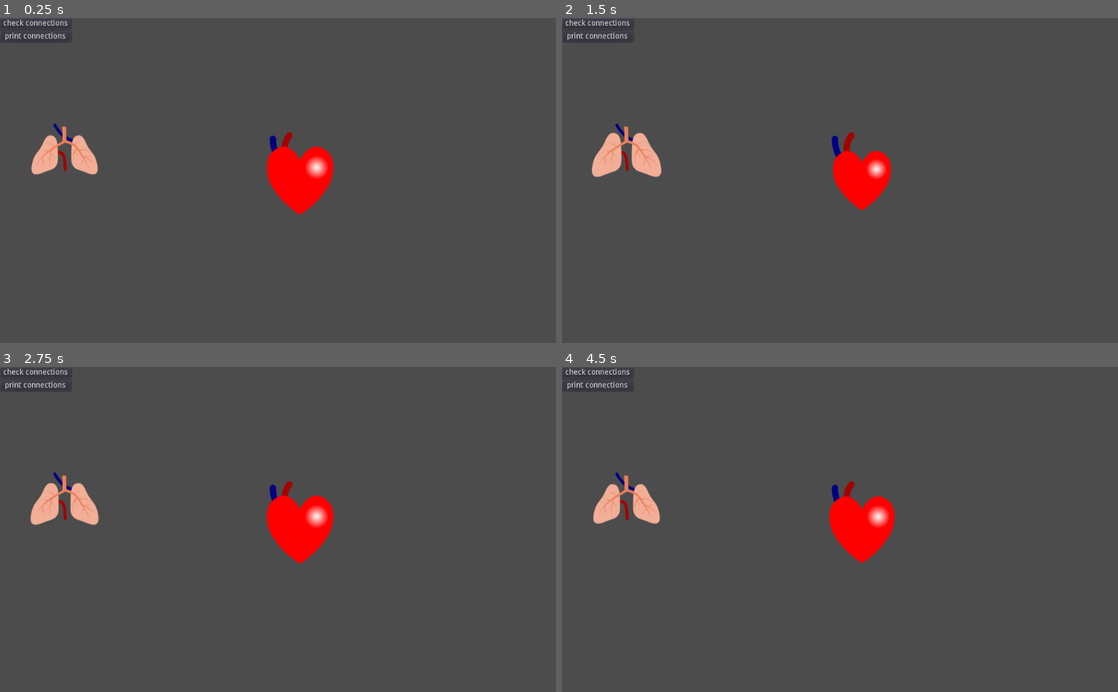
Above: before the commit, frames 1-4 (two rows, left to right).
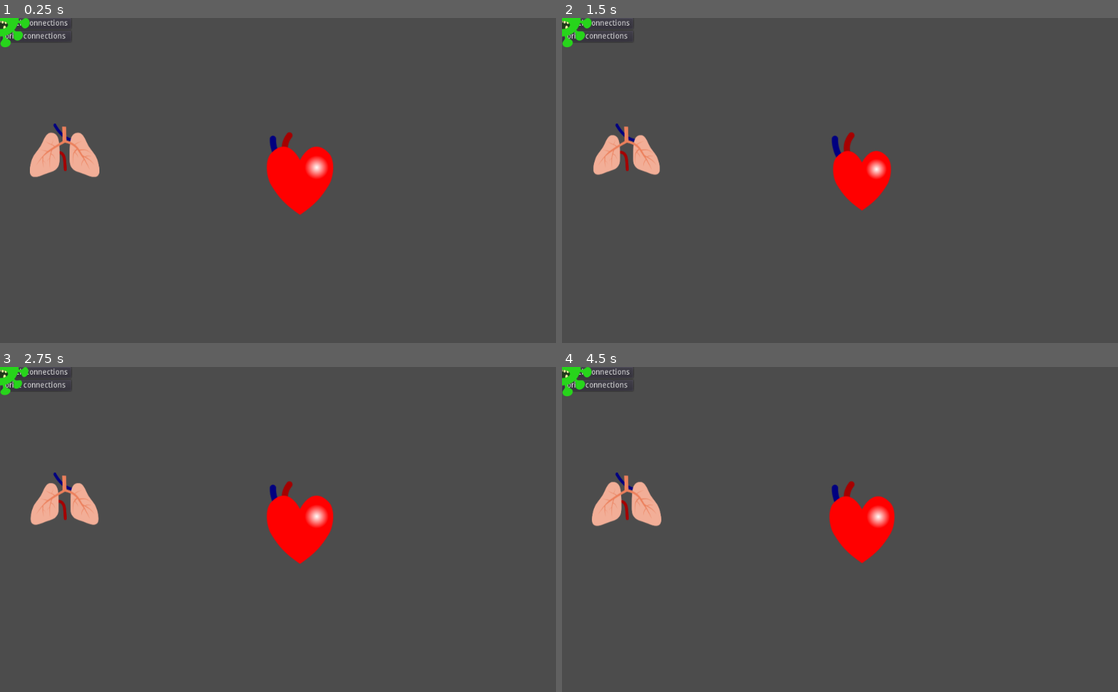
Above: after the commit, the same moments.

Repository: MathijsKeunen/Body-Builder
Game: Godot game, scene res://Main.tscn
Same seed, same stepped clock (60 frames per second), same inputs: the game is played once before the commit and once after it. The project has no main scene, so this scene is started directly.
Inputs (mouse positions are in pixels of both pictures, inside the frame that each line leads up to):
- Up to frame 1 (0.25 s): no input
- Up to frame 2 (1.5 s): tap Enter at 0.5 s; move the mouse to (962, 164) at 0.52 s; click (962, 164) at 0.67 s; tap Space at 0.77 s; click "check connections" at 1.25 s
- Up to frame 3 (2.75 s): click "print connections" at 2 s
- Up to frame 4 (4.5 s): move the mouse to (728, 545) at 2.77 s; click (728, 545) at 2.92 s; move the mouse to (895, 458) at 3.52 s; click (895, 458) at 3.67 s; move the mouse to (812, 594) at 4.27 s; click (812, 594) at 4.42 s

The runs differ from the first frame. In frame 1, 0.6% of the frame differs, in the area x 0-18%, y 0-49%; in frame 2, 0.6%; in frame 3, 0.3%; in frame 4, 0.6%.

Commit message:
added virus animation

Diff:
--- a/Main.tscn
+++ b/Main.tscn
@@ -1,9 +1,10 @@
-[gd_scene load_steps=16 format=2]
+[gd_scene load_steps=17 format=2]
 
 [ext_resource path="res://VeinNet.tscn" type="PackedScene" id=1]
 [ext_resource path="res://Organ.tscn" type="PackedScene" id=2]
 [ext_resource path="res://VeinController.gd" type="Script" id=3]
 [ext_resource path="res://assets/lung.png" type="Texture" id=4]
+[ext_resource path="res://Virus.tscn" type="PackedScene" id=5]
 
 [sub_resource type="AtlasTexture" id=1]
 flags = 4
@@ -87,6 +88,8 @@
 [node name="Organ" parent="Organs/Lungs" index="0"]
 frames = SubResource( 11 )
 animation = "default"
-frame = 9
+frame = 4
+
+[node name="Virus" parent="." instance=ExtResource( 5 )]
 
 [editable path="Organs/Lungs"]
--- /dev/null
+++ b/Virus.gd
@@ -0,0 +1,8 @@
+extends AnimatedSprite
+
+
+func _on_Virus_animation_finished():
+	if randf() < 0.1:
+		play("blink")
+	else:
+		play("default")
--- /dev/null
+++ b/Virus.tscn
@@ -0,0 +1,124 @@
+[gd_scene load_steps=24 format=2]
+
+[ext_resource path="res://assets/virus.png" type="Texture" id=1]
+[ext_resource path="res://Virus.gd" type="Script" id=2]
+
+[sub_resource type="AtlasTexture" id=1]
+flags = 4
+atlas = ExtResource( 1 )
+region = Rect2( 0, 0, 110, 110 )
+
+[sub_resource type="AtlasTexture" id=2]
+flags = 4
+atlas = ExtResource( 1 )
+region = Rect2( 110, 0, 110, 110 )
+
+[sub_resource type="AtlasTexture" id=3]
+flags = 4
+atlas = ExtResource( 1 )
+region = Rect2( 220, 0, 110, 110 )
+
+[sub_resource type="AtlasTexture" id=4]
+flags = 4
+atlas = ExtResource( 1 )
+region = Rect2( 330, 0, 110, 110 )
+
+[sub_resource type="AtlasTexture" id=5]
+flags = 4
+atlas = ExtResource( 1 )
+region = Rect2( 440, 0, 110, 110 )
+
+[sub_resource type="AtlasTexture" id=6]
+flags = 4
+atlas = ExtResource( 1 )
+region = Rect2( 550, 0, 110, 110 )
+
+[sub_resource type="AtlasTexture" id=7]
+flags = 4
+atlas = ExtResource( 1 )
+region = Rect2( 660, 0, 110, 110 )
+
+[sub_resource type="AtlasTexture" id=8]
+flags = 4
+atlas = ExtResource( 1 )
+region = Rect2( 770, 0, 110, 110 )
+
+[sub_resource type="AtlasTexture" id=9]
+flags = 4
+atlas = ExtResource( 1 )
+region = Rect2( 880, 0, 110, 110 )
+
+[sub_resource type="AtlasTexture" id=10]
+flags = 4
+atlas = ExtResource( 1 )
+region = Rect2( 990, 0, 110, 110 )
+
+[sub_resource type="AtlasTexture" id=11]
+flags = 4
+atlas = ExtResource( 1 )
+region = Rect2( 0, 110, 110, 110 )
+
+[sub_resource type="AtlasTexture" id=12]
+flags = 4
+atlas = ExtResource( 1 )
+region = Rect2( 110, 110, 110, 110 )
+
+[sub_resource type="AtlasTexture" id=13]
+flags = 4
+atlas = ExtResource( 1 )
+region = Rect2( 220, 110, 110, 110 )
+
+[sub_resource type="AtlasTexture" id=14]
+flags = 4
+atlas = ExtResource( 1 )
+region = Rect2( 330, 110, 110, 110 )
+
+[sub_resource type="AtlasTexture" id=15]
+flags = 4
+atlas = ExtResource( 1 )
+region = Rect2( 440, 110, 110, 110 )
+
+[sub_resource type="AtlasTexture" id=16]
+flags = 4
+atlas = ExtResource( 1 )
+region = Rect2( 550, 110, 110, 110 )
+
+[sub_resource type="AtlasTexture" id=17]
+flags = 4
+atlas = ExtResource( 1 )
+region = Rect2( 660, 110, 110, 110 )
+
+[sub_resource type="AtlasTexture" id=18]
+flags = 4
+atlas = ExtResource( 1 )
+region = Rect2( 770, 110, 110, 110 )
+
+[sub_resource type="AtlasTexture" id=19]
+flags = 4
+atlas = ExtResource( 1 )
+region = Rect2( 880, 110, 110, 110 )
+
+[sub_resource type="AtlasTexture" id=20]
+flags = 4
+atlas = ExtResource( 1 )
+region = Rect2( 990, 110, 110, 110 )
+
+[sub_resource type="SpriteFrames" id=21]
+animations = [ {
+"frames": [ SubResource( 1 ), SubResource( 2 ), SubResource( 3 ), SubResource( 4 ), SubResource( 5 ), SubResource( 6 ), SubResource( 7 ), SubResource( 8 ), SubResource( 9 ), SubResource( 10 ) ],
+"loop": true,
+"name": "default",
+"speed": 10.0
+}, {
+"frames": [ SubResource( 11 ), SubResource( 12 ), SubResource( 13 ), SubResource( 14 ), SubResource( 15 ), SubResource( 16 ), SubResource( 17 ), SubResource( 18 ), SubResource( 19 ), SubResource( 20 ) ],
+"loop": true,
+"name": "blink",
+"speed": 10.0
+} ]
+
+[node name="Virus" type="AnimatedSprite"]
+frames = SubResource( 21 )
+frame = 7
+playing = true
+script = ExtResource( 2 )
+[connection signal="animation_finished" from="." to="." method="_on_Virus_animation_finished"]
Binary file added: assets/virus.png
Not shown, added: assets/virus.png.import
